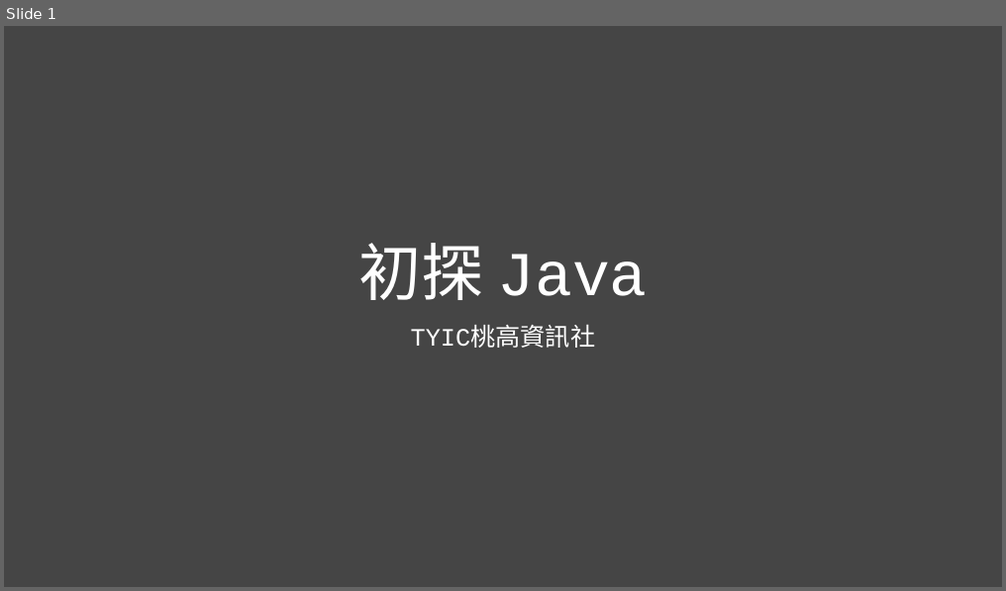
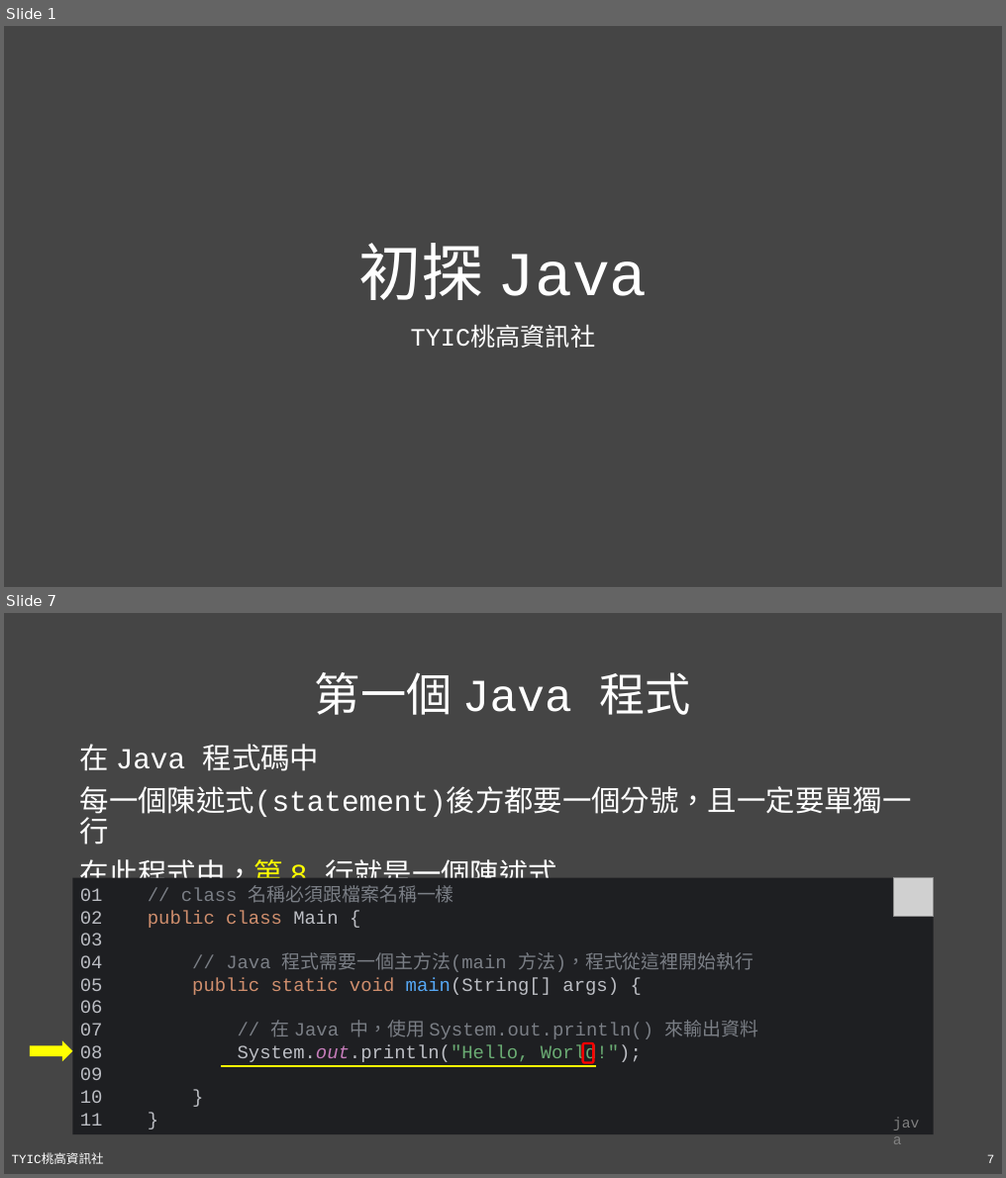
Before and after one commit to TYSHIC/slides, a slide deck: powerpoint/04_初探Java.pptx. Shown one above the other, each under a label of ours: slide 1 before the commit, slides 1 and 7 after it; the slides between them are not shown. The pictures are 1006x591 and 1006x1178 pixels, drawn with LibreOffice and Linux fonts; fonts in the diff are those of the drawing; grey boxes stand for pictures. Boxes give left, top, right and bottom in pixels: in the first picture for what was removed or moved away, otherwise in the second. Text is boxed around its words. In the diff, an @@ line names an element or a change of style, - is before the commit and + after.

```diff
--- a/powerpoint/04_初探Java.pptx
+++ b/powerpoint/04_初探Java.pptx
@@ slide 7 added at <box>4,613,1002,1174</box>, background #454545 @@
@@ title added at <box>315,672,691,715</box>, 44 pt, text #FFFFFF @@
+第一個 Java 程式
@@ text added at <box>80,744,912,892</box>, 28 pt, text #FFFFFF @@
+在 Java 程式碼中
+每一個陳述式(statement)後方都要一個分號，且一定要單獨一行
+在此程式中，第 8 行就是一個陳述式
@@ rectangle added at <box>73,878,934,1135</box>, fill #1E1F22, 18 pt, text #7A7E85 @@
+01 // class 名稱必須跟檔案名稱一樣
+02 public class Main {
+03
+04 // Java 程式需要一個主方法(main 方法)，程式從這裡開始執行
+05 public static void main(String[] args) {
+06
+07 // 在 Java 中，使用 System.out.println() 來輸出資料
+08 System.out.println("Hello, World!");
+09
+10 }
+11 }
@@ picture added at <box>894,878,934,917</box> @@
@@ right arrow added at <box>30,1042,72,1062</box>, fill #FFFF00 @@
@@ rounded rectangle added at <box>583,1045,593,1063</box>, outline #FF0000 2.25 pt @@
@@ line added from (221, 1066) to (596, 1066), #FFFF00 1.5 pt @@
@@ text added at <box>886,1110,934,1136</box>, 14 pt, text #808080 @@
+java
@@ text added at <box>12,1155,104,1164</box>, 12 pt, text #FFFFFF @@
+TYIC桃高資訊社
@@ page number added at <box>987,1155,995,1163</box>, 12 pt, text #FFFFFF @@
+7
```
Also in this commit, not shown: 4 slides changed, 7 other slides added, 4 other files.
